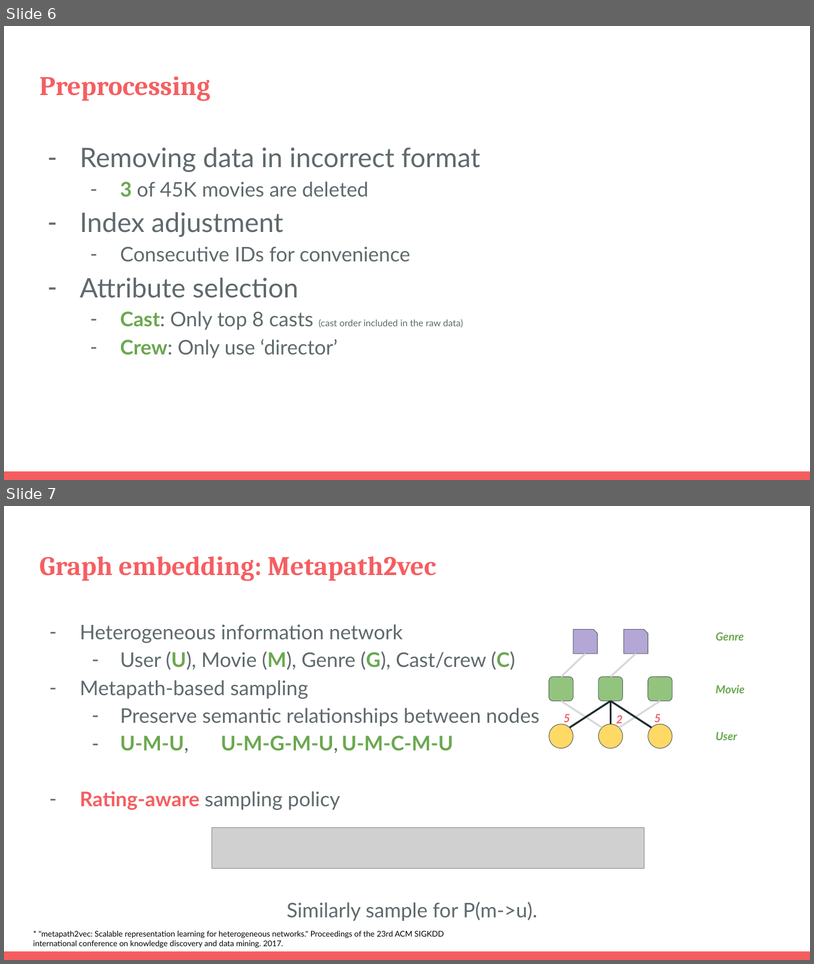
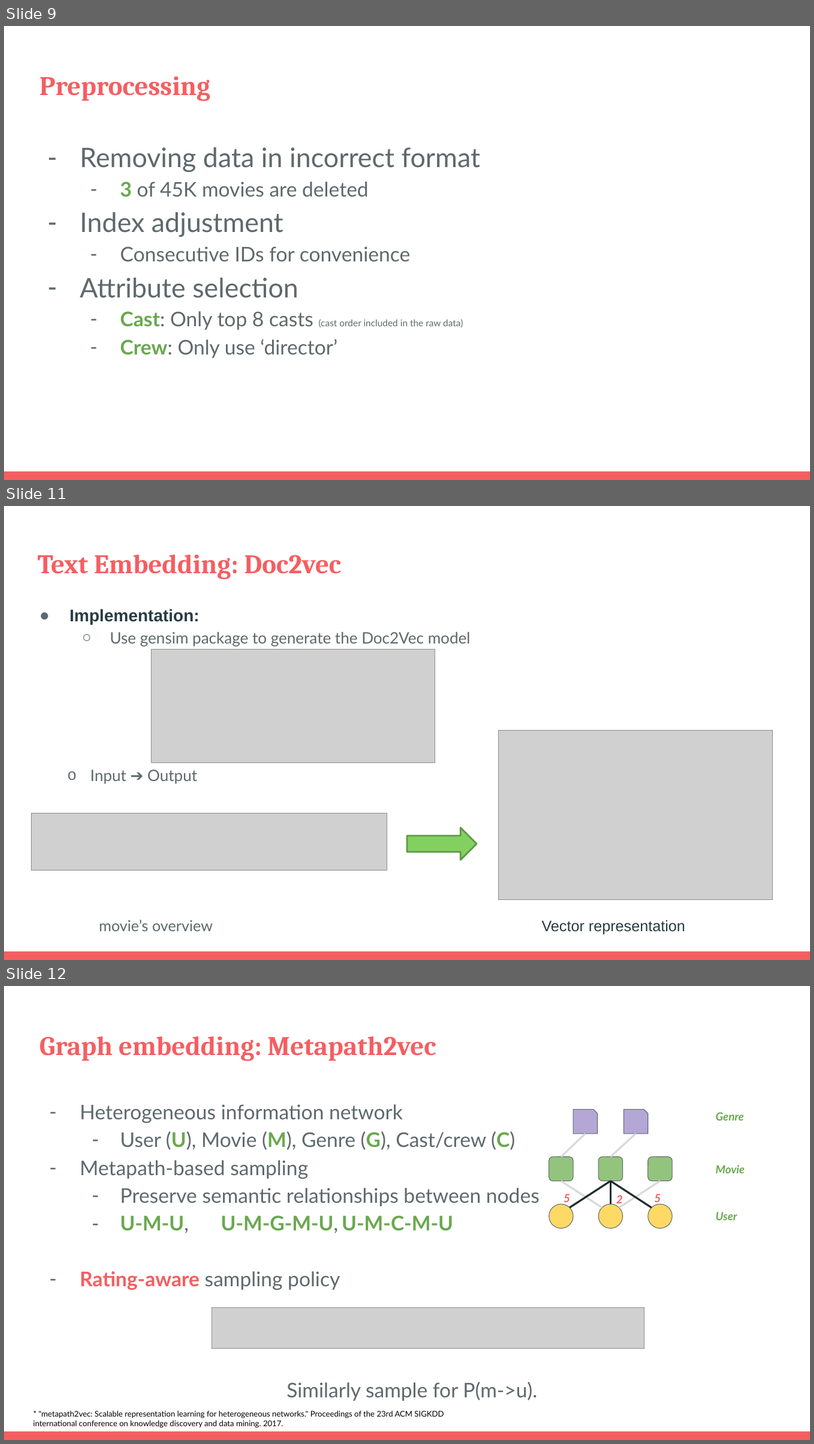
Before and after one commit to drago1234/CSE5525-Final-Project, a slide deck: presentation_v2.0.pptx. Shown one above the other, each under a label of ours: slides 6 and 7 before the commit, slides 9, 11 and 12 after it; the slides between them are not shown. The pictures are 814x964 and 814x1444 pixels, drawn with LibreOffice and Linux fonts; fonts in the diff are those of the drawing; grey boxes stand for pictures. Boxes give left, top, right and bottom in pixels: in the first picture for what was removed or moved away, otherwise in the second. Text is boxed around its words. In the diff, an @@ line names an element or a change of style, - is before the commit and + after.

```diff
--- a/presentation_v2.0.pptx
+++ b/presentation_v2.0.pptx
@@ slide 11 added at box(4, 506, 810, 960), background #FFFFFF; not listed: 1 template element that a slide beside it also shows @@
@@ title added at box(38, 555, 342, 579), 32 pt, text #F55E61, bold @@
+Text Embedding: Doc2vec
@@ text added at box(69, 609, 471, 646), 18.7 pt, text #5E696C @@
+● Implementation:
+  ○ Use gensim package to generate the Doc2Vec model
@@ picture added at box(151, 649, 435, 763) @@
@@ picture added at box(499, 730, 773, 900) @@
@@ text added at box(90, 769, 197, 783), 18.7 pt, text #5E696C @@
+  o Input ➔ Output
@@ picture added at box(31, 813, 387, 870) @@
@@ right arrow added at box(408, 827, 477, 859), fill #83D061, outline #619A48 2 pt @@
@@ text added at box(99, 919, 213, 931), 18 pt, text #5E696C @@
+movie’s overview
@@ text added at box(542, 919, 686, 934), 18 pt, text #273C42 @@
+Vector representation
@@ what was slide 6 is now slide 9 @@
@@ what was slide 7 is now slide 12 @@
```
Also in this commit, not shown: 4 slides changed, 5 other slides added, 1 slide removed, 19 other files.
